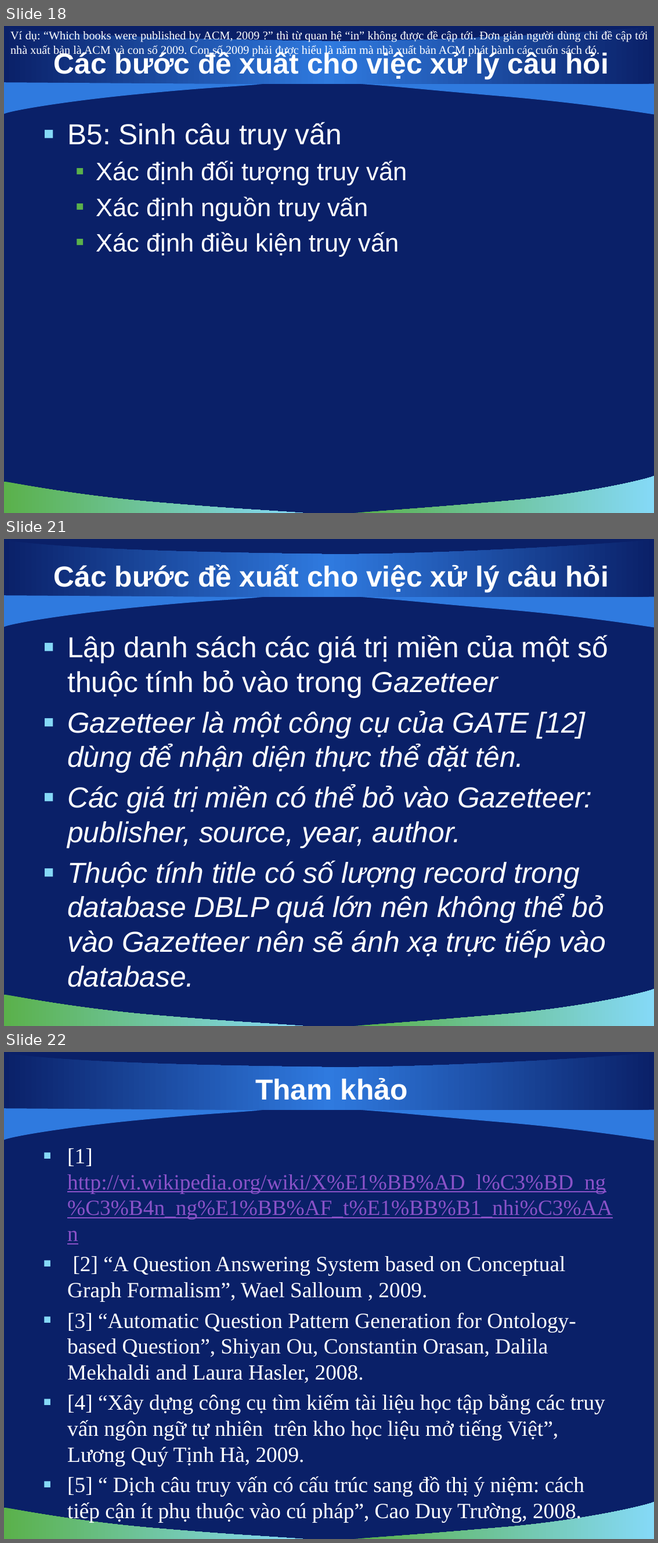
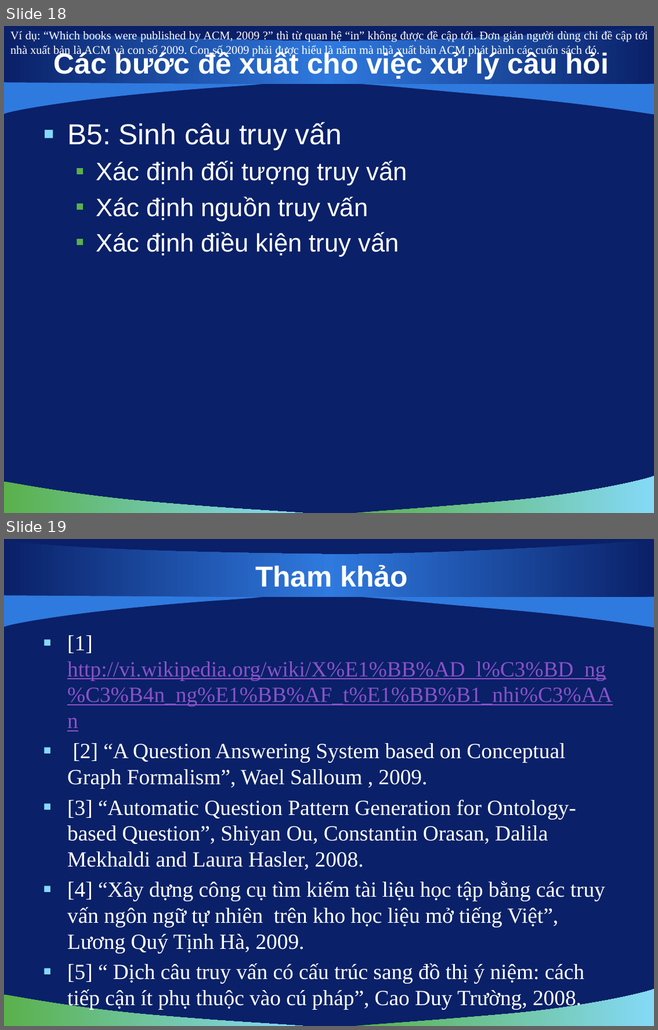
Before and after one commit to vuaviet/filnalproject, a slide deck: De Cuong/bao cao 22-10-2010.pptx. Shown one above the other, each under a label of ours: slides 18, 21 and 22 before the commit, slides 18 and 19 after it; the slides between them are not shown. The pictures are 658x1543 and 658x1030 pixels, drawn with LibreOffice and Linux fonts; fonts in the diff are those of the drawing; background and template pictures are left out. Boxes give left, top, right and bottom in pixels: in the first picture for what was removed or moved away, otherwise in the second. Text is boxed around its words. In the diff, an @@ line names an element or a change of style, - is before the commit and + after.

```diff
--- a/De Cuong/bao cao 22-10-2010.pptx
+++ b/De Cuong/bao cao 22-10-2010.pptx
@@ slide 21 removed at (x1=4, y1=539, x2=654, y2=1026), background picture (left out); not listed: 5 template elements that a slide beside it also shows @@
@@ title removed at (x1=54, y1=564, x2=608, y2=592) @@
-Các bước đề xuất cho việc xử lý câu hỏi
@@ text removed at (x1=67, y1=635, x2=608, y2=987) @@
-▪ Lập danh sách các giá trị miền của một số thuộc tính bỏ vào trong Gazetteer
-▪ Gazetteer là một công cụ của GATE [12] dùng để nhận diện thực thể đặt tên.
-▪ Các giá trị miền có thể bỏ vào Gazetteer: publisher, source, year, author.
-▪ Thuộc tính title có số lượng record trong database DBLP quá lớn nên không thể bỏ vào Gazetteer nên sẽ ánh xạ trực tiếp vào database.
@@ what was slide 22 is now slide 19 @@
```
Also in this commit, not shown: 5 slides changed, 2 other slides removed, 3 other files.
